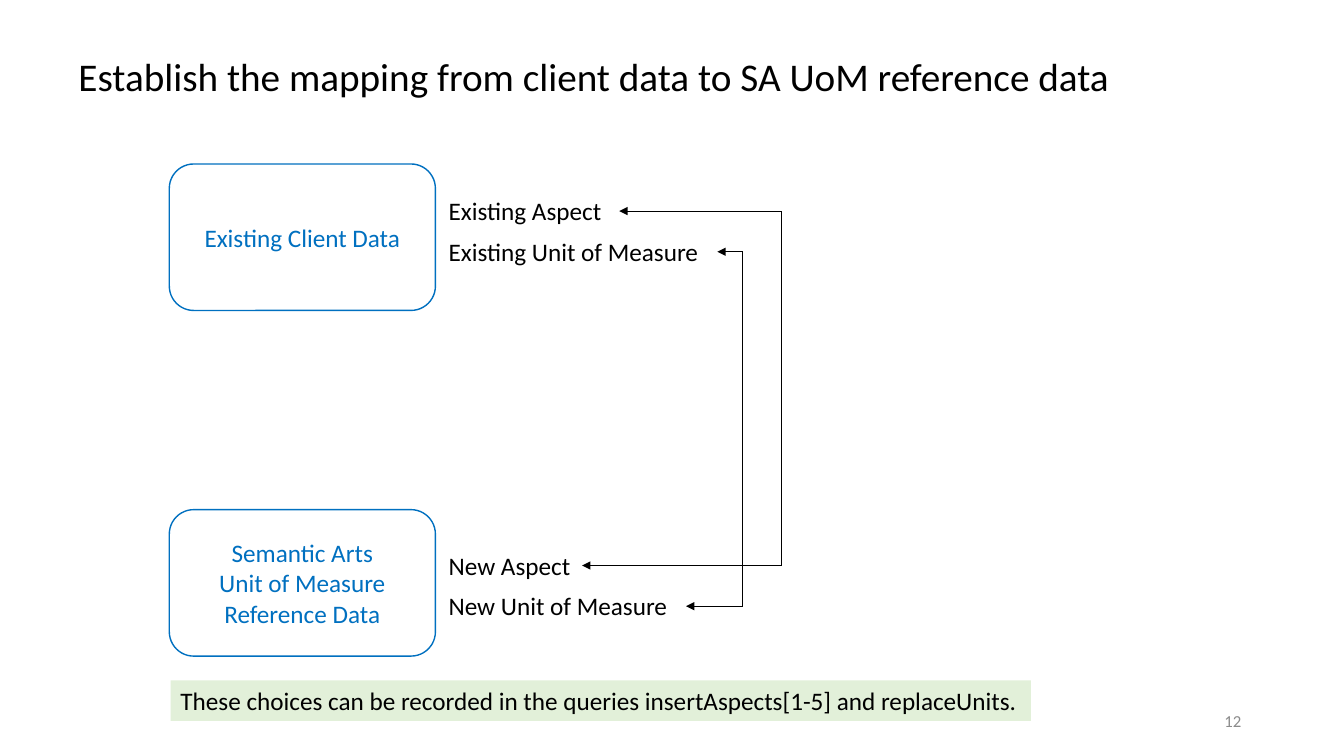
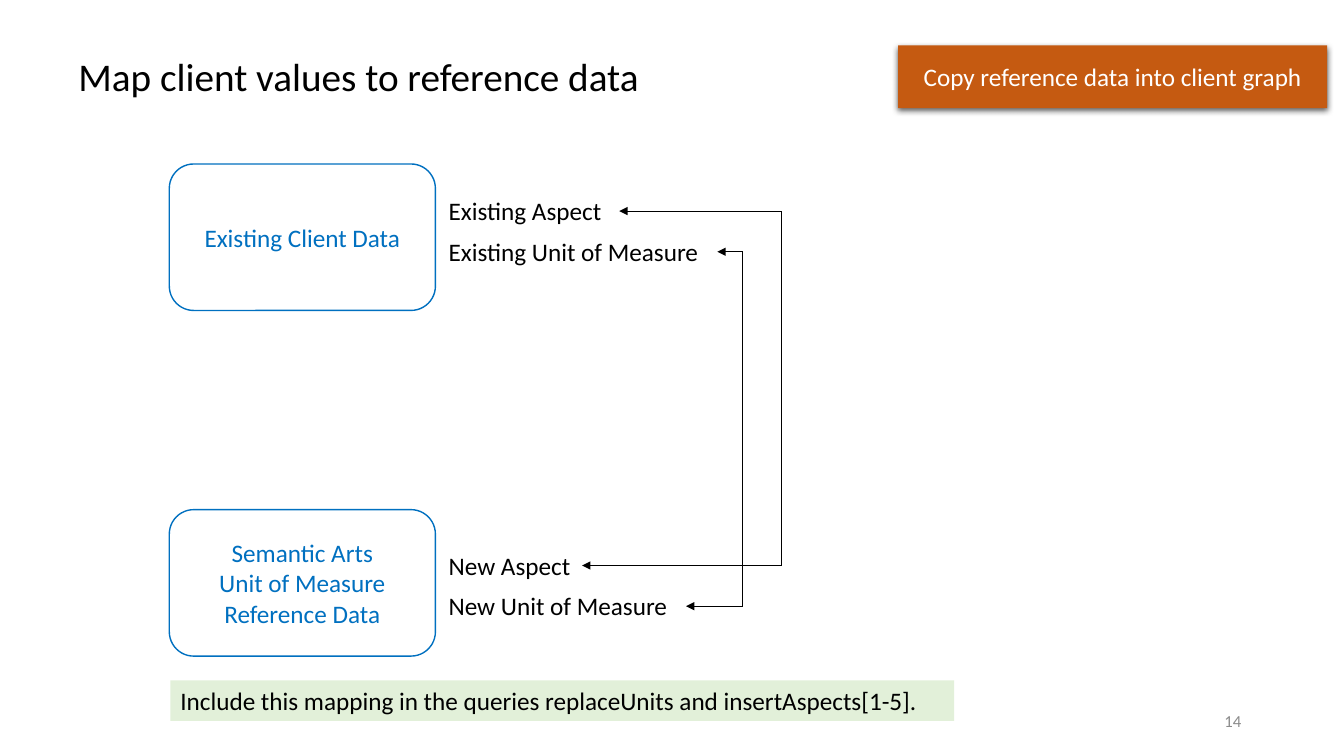
Before and after one commit to semanticarts/gist, a slide deck: slide 14 of migration/v13.0/uomDataConversion.pptx (slide 12 before the commit). Drawn at 1344x756 pixels with LibreOffice and Linux fonts; fonts in the diff are those of the drawing. Boxes give left, top, right and bottom in pixels: in the first picture for what was removed or moved away, otherwise in the second. Text is boxed around its words. In the diff, an @@ line names an element or a change of style, - is before the commit and + after.

Commit message:
updated document for data conversion

```diff
--- a/migration/v13.0/uomDataConversion.pptx
+++ b/migration/v13.0/uomDataConversion.pptx
@@ rectangle added at (898,45,1328,108), fill #C55A11, 18 pt, text #FFFFFF @@
+Copy reference data into client graph
@@ text at (78,63,638,98): text changed @@
-Establish the mapping from client data to SA UoM reference data
+Map client values to reference data
@@ rectangle "Include this mapping in the ...": place and size @@
-rectangle "Include this mapping in the ..." at (170,681,1031,721)
+rectangle "Include this mapping in the ..." at (170,681,955,721)
@@ text in rectangle at (180,691,917,715): text changed @@
-These choices can be recorded in the queries insertAspects[1-5] and replaceUnits.
+Include this mapping in the queries replaceUnits and insertAspects[1-5].
@@ page number at (1224,716,1241,727): text changed @@
-12
+14
```
Also in this commit, not shown: 15 other slides changed, 9 slides added, 4 slides removed.
